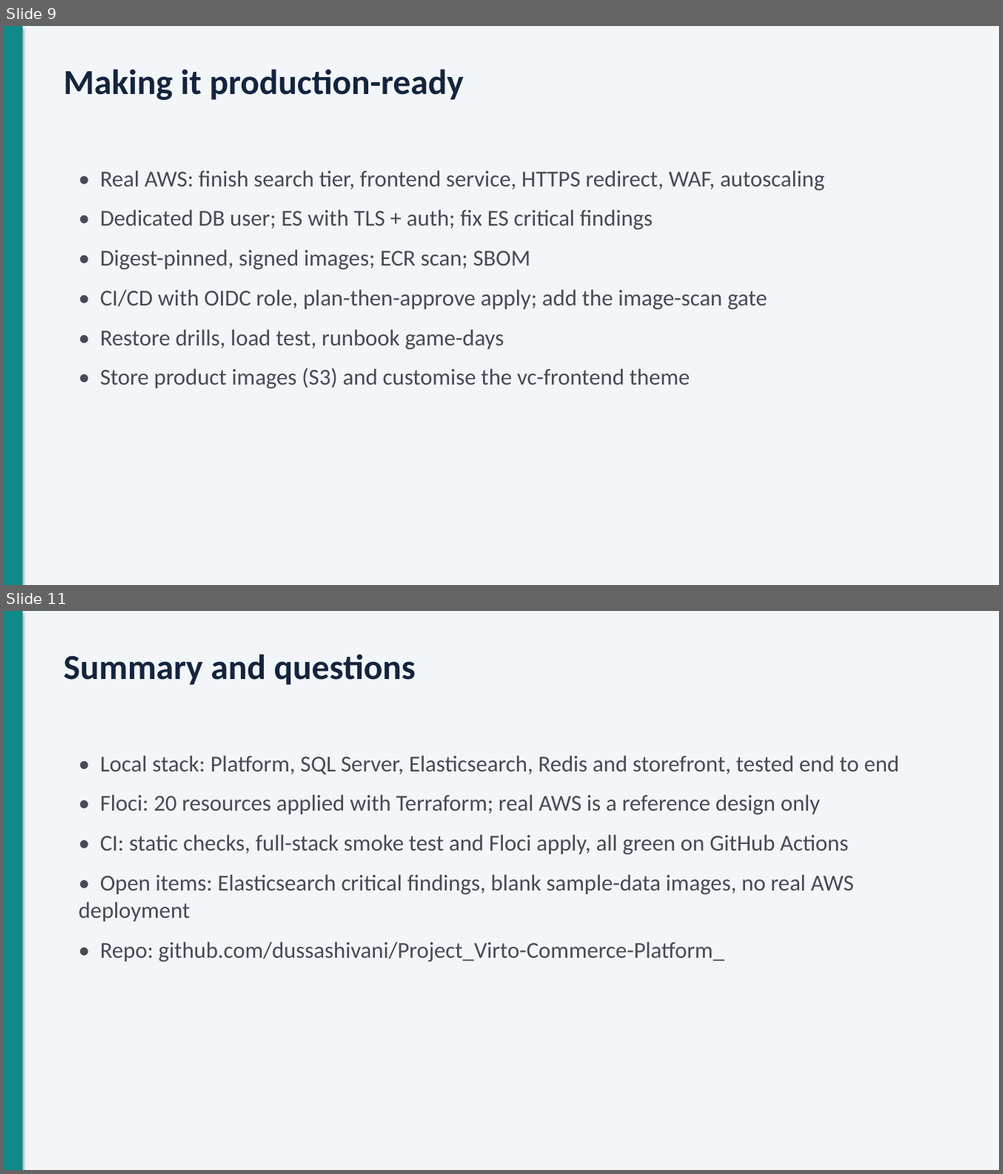
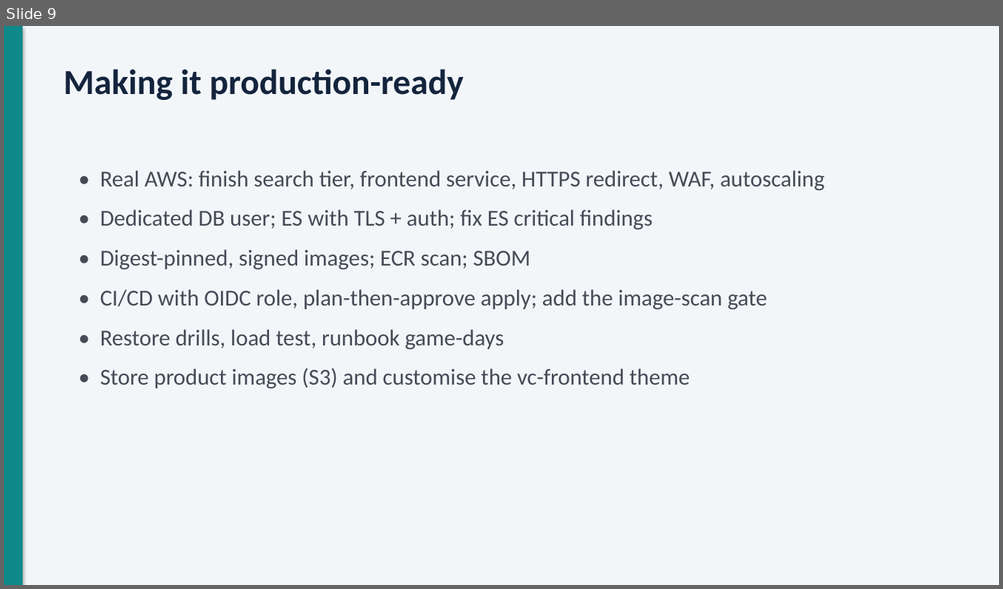
Before and after one commit to dussashivani/Project_Virto-Commerce-Platform_, a slide deck: docs/presentation/Virto-AWS-DevOps-presentation.pptx. Shown one above the other, each under a label of ours: slides 9 and 11 before the commit, slide 9 after it; the slides between them are not shown. The pictures are 1003x1174 and 1003x589 pixels, drawn with LibreOffice and Linux fonts; fonts in the diff are those of the drawing. Boxes give left, top, right and bottom in pixels: in the first picture for what was removed or moved away, otherwise in the second. Text is boxed around its words. In the diff, an @@ line names an element or a change of style, - is before the commit and + after.

```diff
--- a/docs/presentation/Virto-AWS-DevOps-presentation.pptx
+++ b/docs/presentation/Virto-AWS-DevOps-presentation.pptx
@@ slide 11 removed at (x1=4, y1=611, x2=999, y2=1170), background #F3F6F9 @@
@@ rectangle removed at (x1=4, y1=611, x2=22, y2=1170) @@
@@ text removed at (x1=63, y1=654, x2=415, y2=685) @@
-Summary and questions
@@ text removed at (x1=79, y1=755, x2=899, y2=963) @@
-• Local stack: Platform, SQL Server, Elasticsearch, Redis and storefront, tested end to end
-• Floci: 20 resources applied with Terraform; real AWS is a reference design only
-• CI: static checks, full-stack smoke test and Floci apply, all green on GitHub Actions
-• Open items: Elasticsearch critical findings, blank sample-data images, no real AWS deployment
-• Repo: github.com/dussashivani/Project_Virto-Commerce-Platform_
```
Also in this commit, not shown: 1 slide changed, 1 other slide removed.
